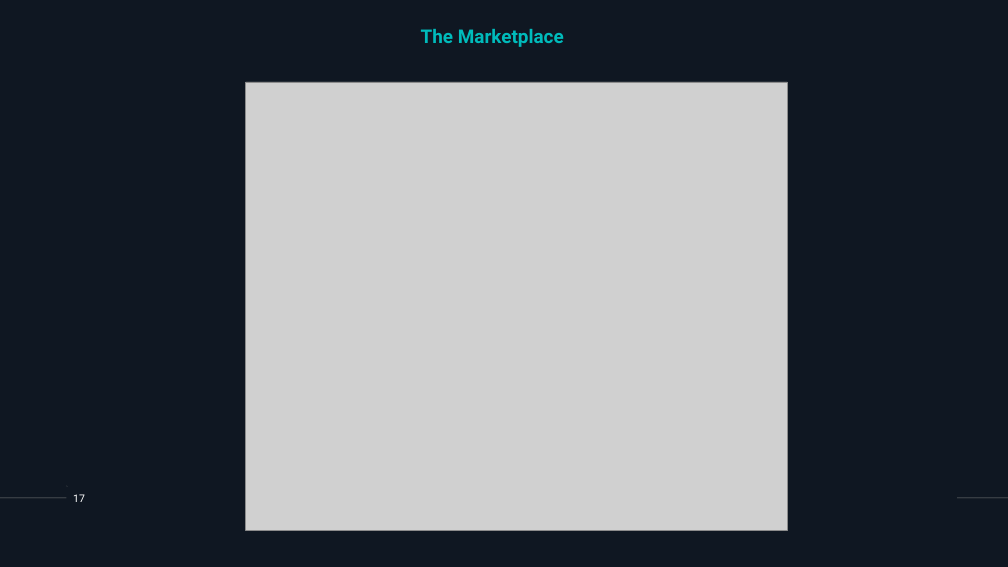
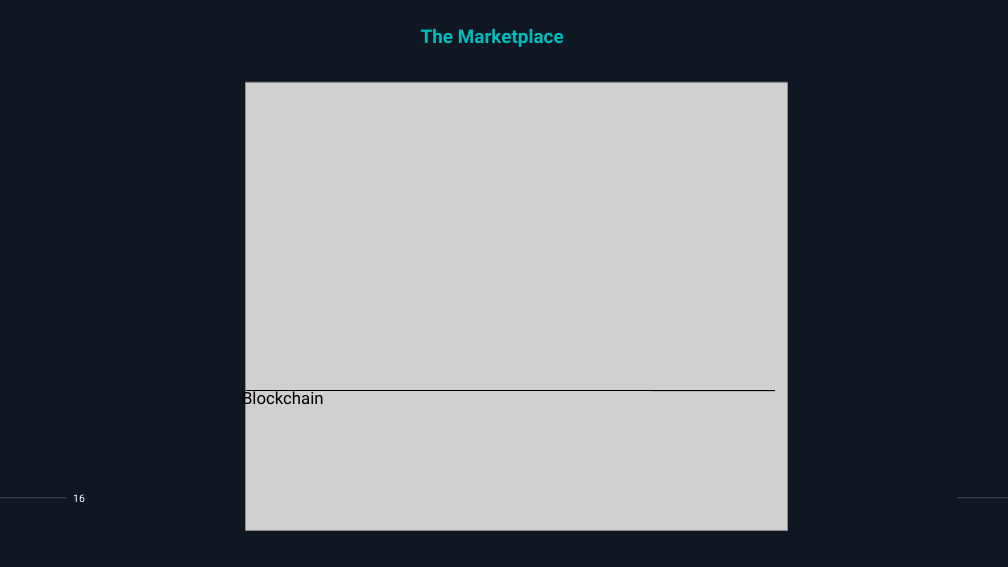
Before and after one commit to asotirov/dorahacks-berlin-hackaton-xnft, a slide deck: slide 16 of presentation.ppt (slide 17 before the commit). Drawn at 1008x567 pixels with LibreOffice and Linux fonts; fonts in the diff are those of the drawing; grey boxes stand for pictures. Boxes give left, top, right and bottom in pixels: in the first picture for what was removed or moved away, otherwise in the second. Text is boxed around its words. In the diff, an @@ line names an element or a change of style, - is before the commit and + after.

```diff
--- a/presentation.ppt
+++ b/presentation.ppt
@@ text added at (242,389,324,409), 16 pt, text #000000 @@
+Blockchain
@@ line added from (246, 391) to (775, 391), #000000 0.74 pt @@
@@ page number at (73,494,85,502): text changed @@
-17
+16
```
Also in this commit, not shown: 10 other slides changed, 8 slides added, 7 slides removed.
